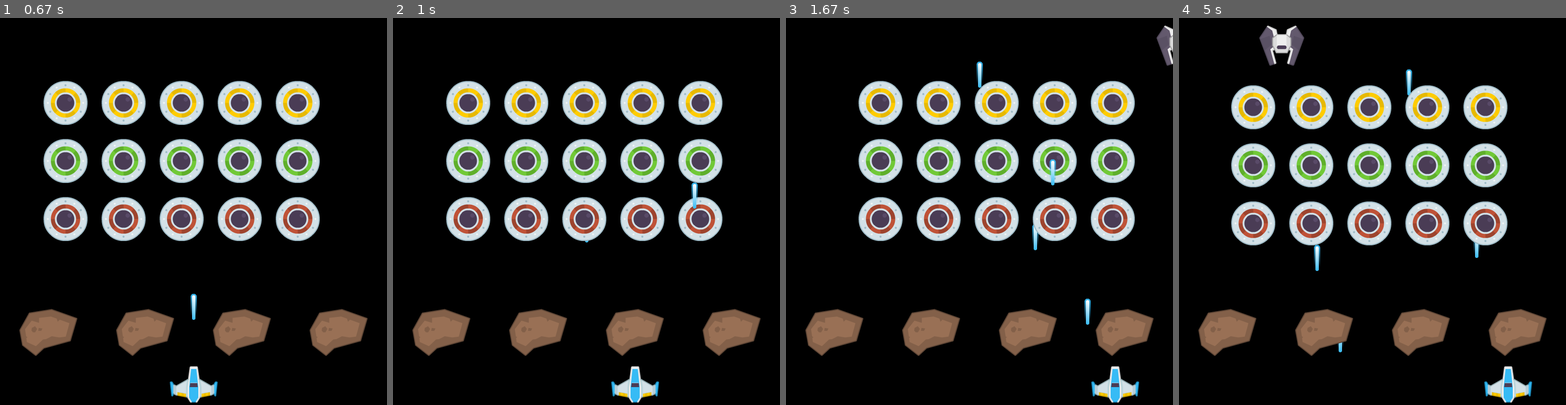
Above: before the commit, frames 1-4 (left to right).
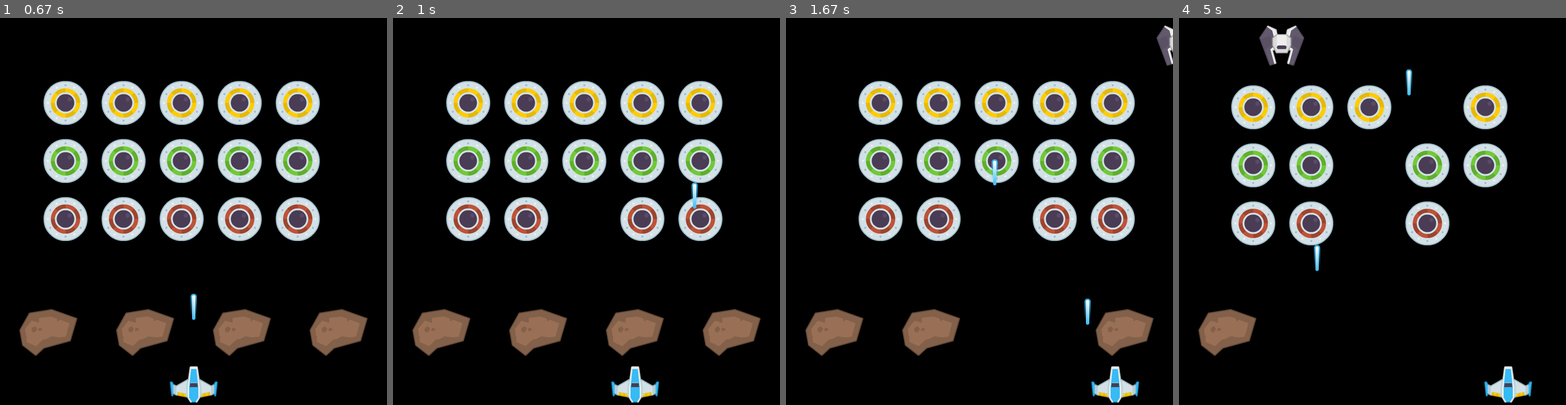
Above: after the commit, the same moments.

Repository: landoicco/space-invaders-pygame
Game: pygame game, started from main.py
Same seed, same stepped clock (60 frames per second), same inputs: the game is played once before the commit and once after it.
Inputs:
- Up to frame 1 (0.67 s): tap Space at 0.33 s
- Up to frame 2 (1 s): hold Right from 0.67 s (still down); tap Space at 0.73 s
- Up to frame 3 (1.67 s): tap Space at 1.03, 1.23, 1.53 s; release Right at 1.13 s; hold Right 1.17-1.63 s
- Up to frame 4 (5 s): hold Left 1.67-2.2 s; tap Space at 1.73, 2.03, 2.3, 2.6, 2.73, 3.03, 3.4, 3.7, 3.9, 4.2, 4.4, 4.7, 4.9 s; hold Left 2.23-2.63 s; hold Right 2.67-3.3 s; hold Left 3.33-3.8 s; hold Right 3.83-4.3 s; hold Right 4.33-4.8 s; hold Left from 4.83 s (still down)

Frame 1 is identical in both runs. In frame 2, 1.0% of the frame differs, in the area x 43-56%, y 46-58%; in frame 3, 2.6%; in frame 4, 7.9%, in the area x 30-95%, y 17-88%.

Commit message:
Collisions implementend and fully working!

Diff:
--- a/main.py
+++ b/main.py
@@ -34,6 +34,7 @@
         self.player.draw(screen)
 
         self.extra_alien_timer()
+        self.collision_checks()
 
         self.ufos.update(self.ufo_x_speed)
         self.ufo_position_checker()
@@ -90,6 +91,42 @@
             self.alien.add(Alien(choice(['right', 'left']), screen_width, 15))
             self.extra_spawn_time = randint(400, 800)
 
+    def collision_checks(self):
+
+        # Player lasers
+        if self.player.sprite.lasers:
+            for laser in self.player.sprite.lasers:
+                # Obstacle collisions
+                if pygame.sprite.spritecollide(laser, self.obstacles, True):
+                    laser.kill()
+
+                # Ufo collisions
+                if pygame.sprite.spritecollide(laser, self.ufos, True):
+                    laser.kill()
+
+                # Alien collisions
+                if pygame.sprite.spritecollide(laser, self.alien, True):
+                    laser.kill()
+
+        # Ufo lasers
+        if self.ufo_lasers:
+            for laser in self.ufo_lasers:
+                # Player collisions
+                if pygame.sprite.spritecollide(laser, self.player, False):
+                    laser.kill()
+                    print('Player was killed!')
+
+                # Obstacle collisions
+                if pygame.sprite.spritecollide(laser, self.obstacles, True):
+                    laser.kill()
+
+        # Ufo's
+        if self.ufos:
+            for ufo in self.ufos:
+                pygame.sprite.spritecollide(ufo, self.obstacles, True)
+                if pygame.sprite.spritecollide(ufo, self.player, False):
+                    print('Ufo collide with player!')
+
 
 if __name__ == '__main__':
     pygame.init()
